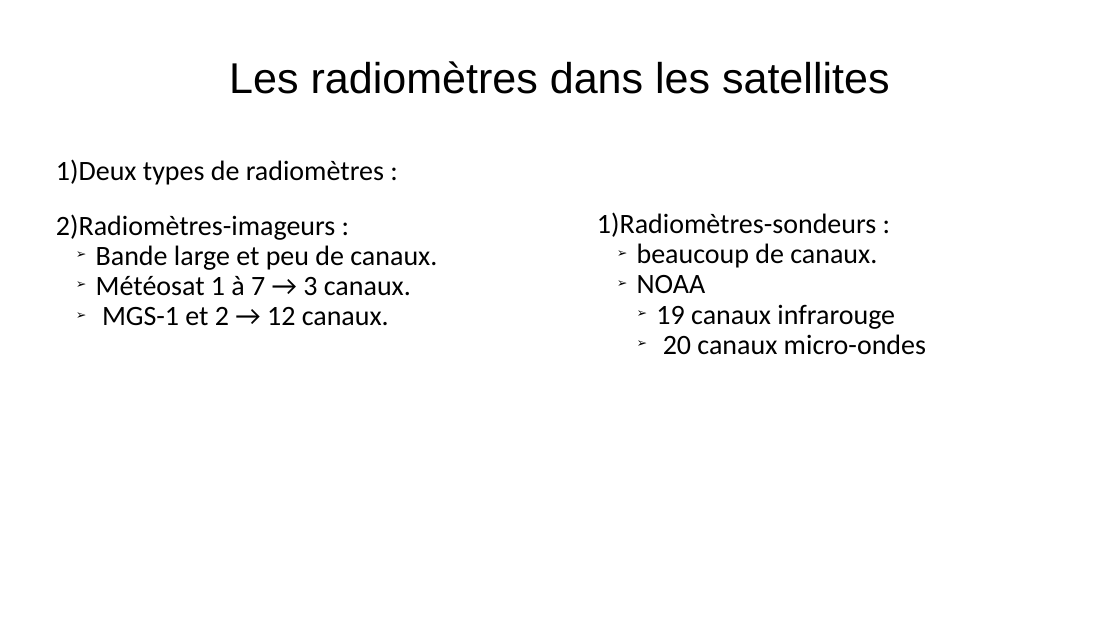
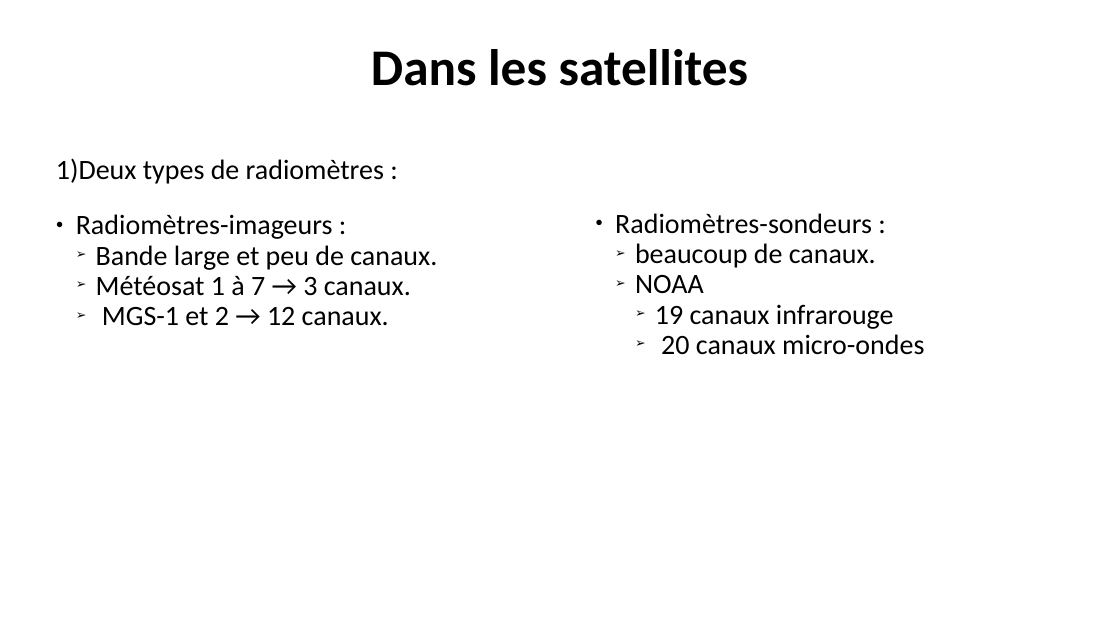
Before and after one commit to Apolerag/Cours_M2, a slide deck: slide 10 of AATI/Présentation/presentation_argoud_chemier.pptx. Drawn at 1120x630 pixels with LibreOffice and Linux fonts; fonts in the diff are those of the drawing; background and template pictures are left out. Boxes give left, top, right and bottom in pixels: in the first picture for what was removed or moved away, otherwise in the second. Text is boxed around its words. In the diff, an @@ line names an element or a change of style, - is before the commit and + after.

```diff
--- a/AATI/Présentation/presentation_argoud_chemier.pptx
+++ b/AATI/Présentation/presentation_argoud_chemier.pptx
@@ text at bbox=[371, 49, 748, 86]: text changed; size 36.9 to 44 pt; font Arial to Calibri; bold on @@
-Les radiomètres dans les satellites
+Dans les satellites
@@ text at bbox=[76, 214, 333, 239]: bullet 1) to ● @@
@@ text at bbox=[615, 213, 872, 234]: bullet 1) to ● @@
```
Also in this commit, not shown: 14 other slides changed, 1 slide removed, 5 other files.
